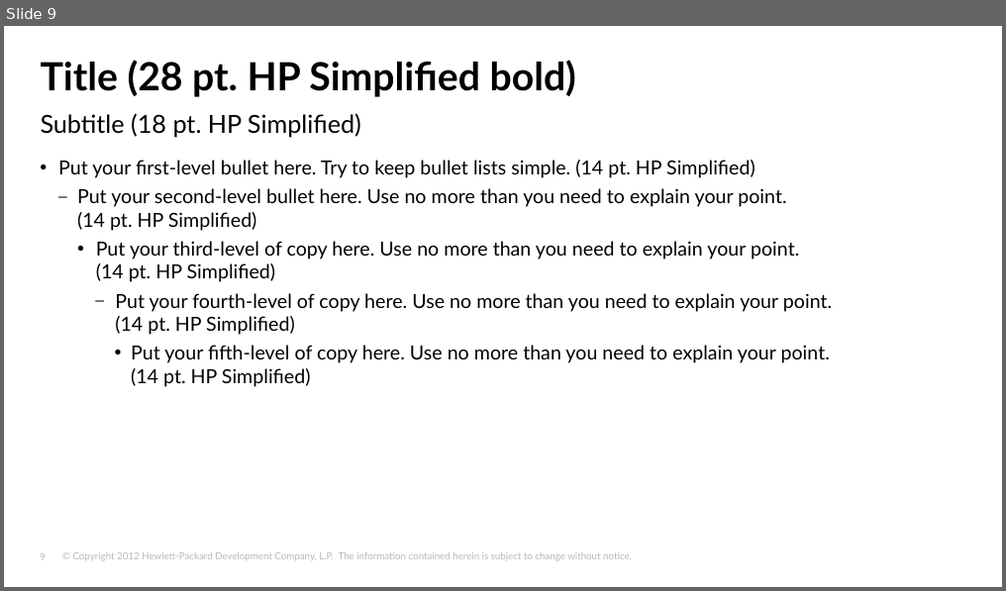
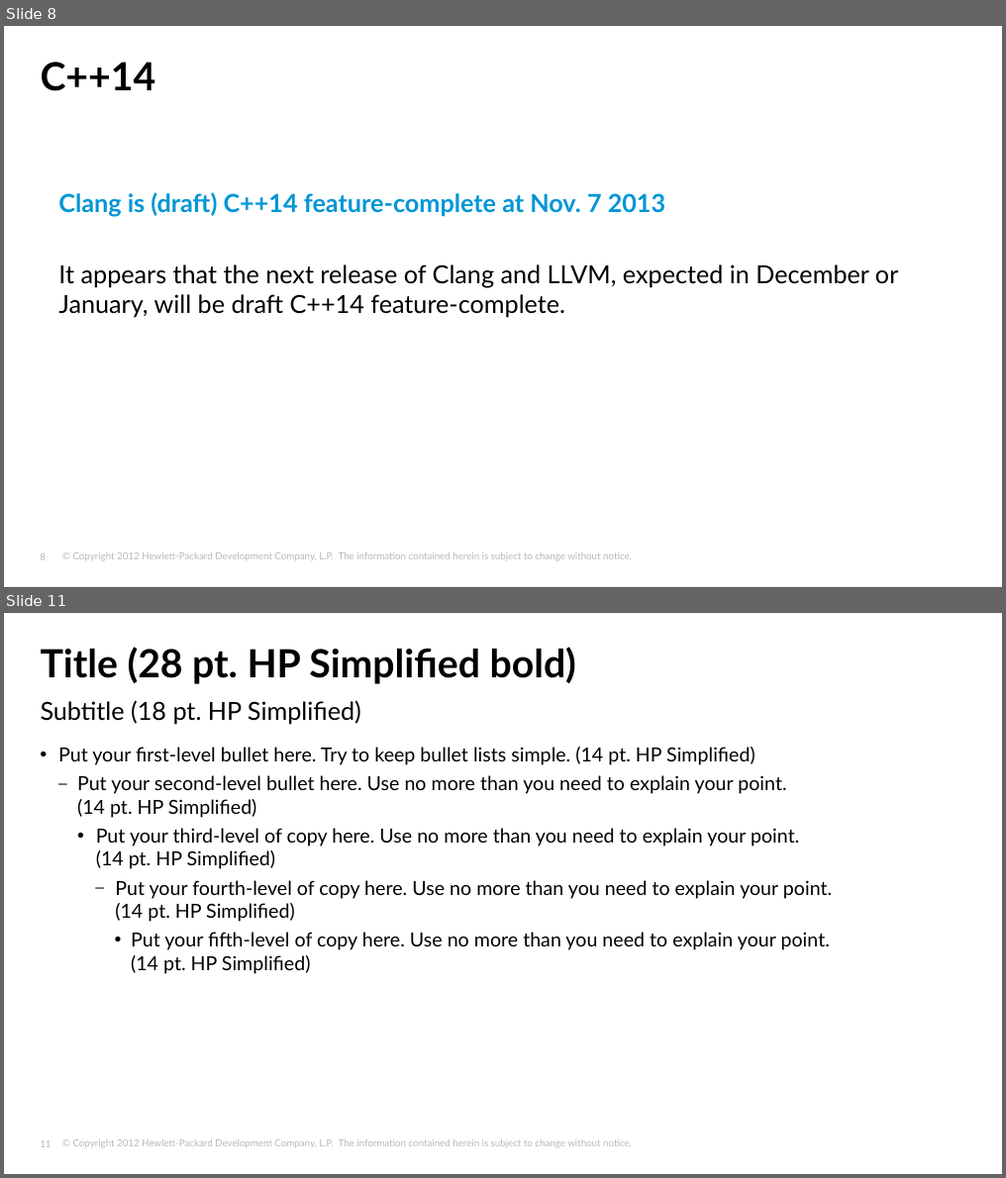
Before and after one commit to tjliupeng/CPP11, a slide deck: C++11.pptx. Shown one above the other, each under a label of ours: slide 9 before the commit, slides 8 and 11 after it; the slides between them are not shown. The pictures are 1006x591 and 1006x1178 pixels, drawn with LibreOffice and Linux fonts; fonts in the diff are those of the drawing; background and template pictures are left out. Boxes give left, top, right and bottom in pixels: in the first picture for what was removed or moved away, otherwise in the second. Text is boxed around its words. In the diff, an @@ line names an element or a change of style, - is before the commit and + after.

```diff
--- a/C++11.pptx
+++ b/C++11.pptx
@@ slide 8 added at (4, 26, 1002, 587), background #FFFFFF; not listed: 2 template elements that a slide beside it also shows @@
@@ title added at (41, 62, 156, 91), 28 pt, text #000000, bold @@
+C++14
@@ text added at (58, 192, 898, 317), 18 pt, text #000000 @@
+Clang is (draft) C++14 feature-complete at Nov. 7 2013
+    It appears that the next release of Clang and LLVM, expected in December or January, will be draft C++14 feature-complete.
@@ what was slide 9 is now slide 11 @@
@@ page number at (40, 1141, 51, 1148): text changed @@
-9
+11
```
Also in this commit, not shown: 9 other slides added, 8 slides removed.
